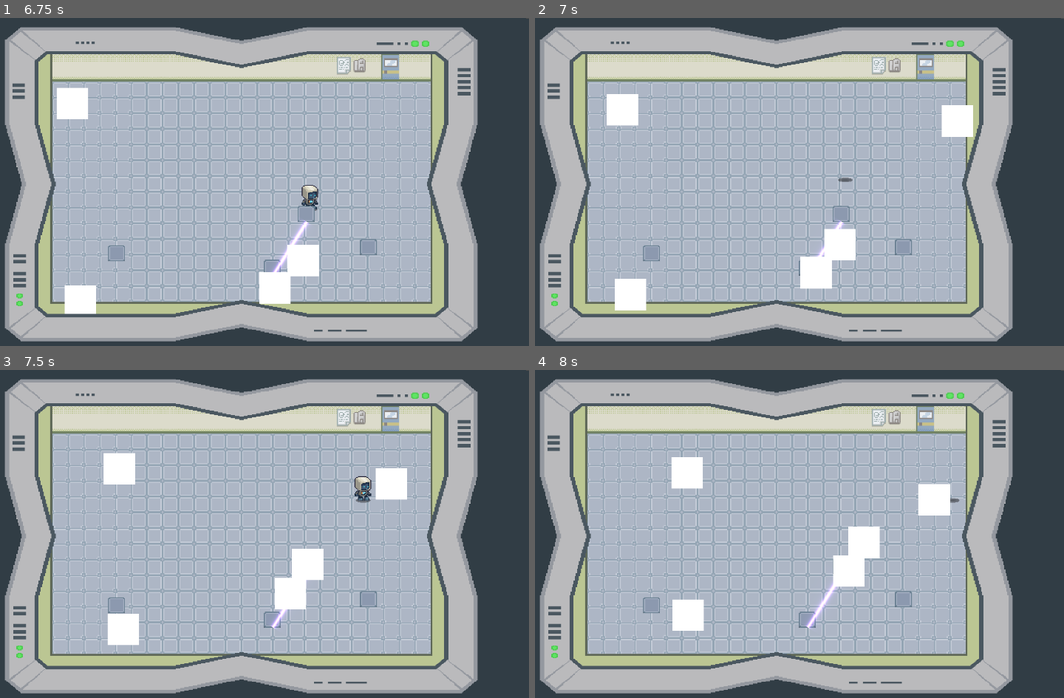
Above: before the commit, frames 1-4 (two rows, left to right).
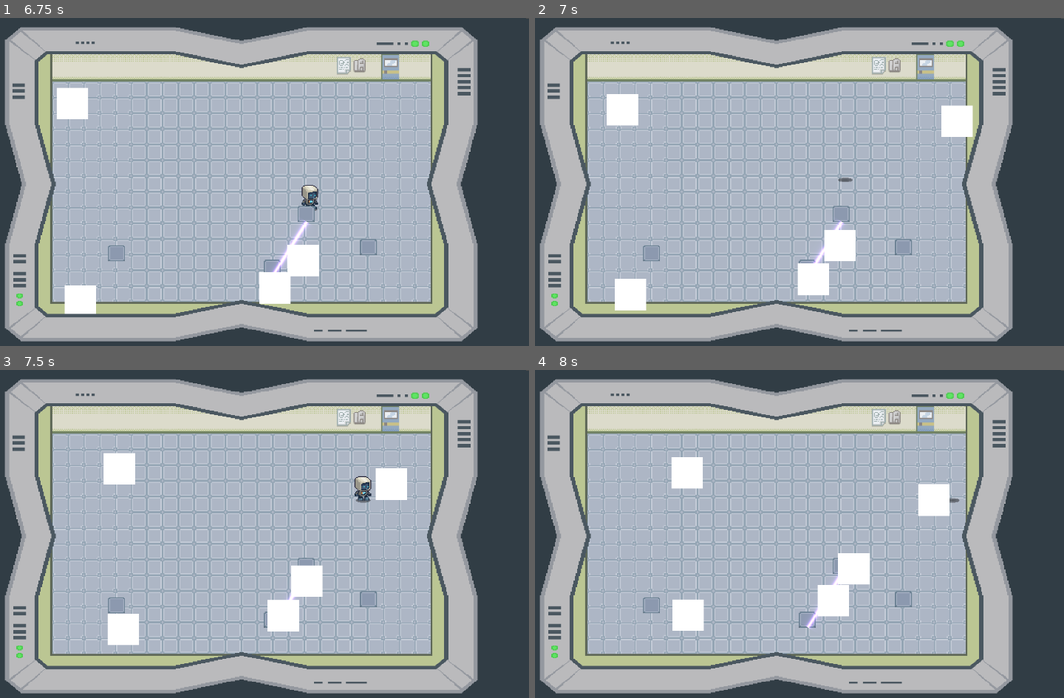
Above: after the commit, the same moments.

Repository: MaulIshak/gamedev-tv
Game: Godot game, scene res://scenes/gameplay.tscn
The game is run twice, just before and just after one commit, with the same random seed, the same clock (stepped at 60 frames per second) and the same inputs.
Inputs:
- Up to frame 1 (6.75 s): tap Enter at 0.5 s; hold D (move_right) 0.53-1.28 s; tap Shift (dash) every 0.75 s from 0.6 to 6.6 s; hold S (move_down) 1.28-2.03 s; hold D (move_right) 2.03-2.78 s; tap Space at 2.75 s; hold W (move_up) 2.78-3.53 s; hold A (move_left) 3.53-5.03 s; hold S (move_down) 5.03-5.78 s; hold D (move_right) 5.78-6.53 s; hold W (move_up) from 6.53 s (still down)
- Up to frame 2 (7 s): keep holding W (move_up)
- Up to frame 3 (7.5 s): release W (move_up) at 7.28 s; hold D (move_right) from 7.28 s (still down); tap Shift (dash) at 7.35 s
- Up to frame 4 (8 s): keep holding D (move_right)

Frame 1 is identical in both runs. In frame 2, 0.4% of the frame differs, in the area x 49-83%, y 26-85%; in frame 3, 1.2%; in frame 4, 1.3%, in the area x 53-79%, y 34-76%.

Commit message:
feat: shockwave

Diff:
--- a/project.godot
+++ b/project.godot
@@ -62,6 +62,7 @@
 2d_physics/layer_2="Player"
 2d_physics/layer_3="Enemy"
 2d_physics/layer_4="Tower"
+2d_physics/layer_5="Projectile"
 
 [physics]
 
--- a/scenes/enemy.tscn
+++ b/scenes/enemy.tscn
@@ -13,7 +13,7 @@
 [sub_resource type="CircleShape2D" id="CircleShape2D_md0e3"]
 
 [sub_resource type="CircleShape2D" id="CircleShape2D_7p1mj"]
-radius = 13.0
+radius = 16.03122
 
 [node name="Enemy" type="CharacterBody2D" unique_id=1677773022]
 collision_layer = 0
@@ -35,6 +35,15 @@
 wait_time = 0.1
 autostart = true
 
+[node name="HurtBox" type="Area2D" parent="." unique_id=166580788]
+position = Vector2(0, 1)
+collision_layer = 0
+collision_mask = 16
+
+[node name="CollisionShape2D" type="CollisionShape2D" parent="HurtBox" unique_id=1849417104]
+shape = SubResource("CircleShape2D_7p1mj")
+debug_color = Color(0.36720514, 0.48093963, 1, 0.41960785)
+
 [node name="Hitbox" type="Area2D" parent="." unique_id=691336757]
 collision_layer = 4
 collision_mask = 2
@@ -45,5 +54,6 @@
 
 [node name="AttackTimer" type="Timer" parent="." unique_id=1746562947]
 
+[connection signal="area_entered" from="HurtBox" to="." method="_on_hurt_box_area_entered"]
 [connection signal="body_entered" from="Hitbox" to="." method="_on_hitbox_body_entered"]
 [connection signal="body_exited" from="Hitbox" to="." method="_on_hitbox_body_exited"]
--- /dev/null
+++ b/scenes/explosion.tscn
@@ -0,0 +1,106 @@
+[gd_scene format=3 uid="uid://hjsag8qq4ath"]
+
+[ext_resource type="Script" uid="uid://dmjj2qp8fmmuk" path="res://scripts/explosion.gd" id="1_nfeox"]
+[ext_resource type="Script" uid="uid://cem74m8e5ghyg" path="res://scripts/projectile.gd" id="2_aw4cw"]
+
+[sub_resource type="Shader" id="Shader_3oo6d"]
+code = "shader_type canvas_item;
+
+// Menggunakan source_color agar mendukung HDR jika WorldEnvironment Glow diaktifkan
+uniform vec4 glow_color : source_color = vec4(0.2, 0.6, 2.0, 1.0);
+
+// Kontrol utama untuk animasi dari kecil ke besar (0.0 ke 1.0)
+uniform float progress : hint_range(0.0, 1.0) = 0.5;
+
+// Ketebalan dasar dari petir
+uniform float ring_thickness : hint_range(0.001, 0.1) = 0.015;
+
+// Tekstur noise (Gunakan FastNoiseLite di inspector, pastikan Seamless diaktifkan)
+uniform sampler2D noise_texture : repeat_enable;
+uniform float distortion_strength : hint_range(0.0, 1.0) = 0.15;
+uniform float time_scale = 3.0;
+
+void fragment() {
+    // Geser titik tengah UV ke (0, 0)
+    vec2 centered_uv = UV - 0.5;
+
+    // Hitung jarak dari pusat
+    float dist = length(centered_uv);
+
+    // Kalkulasi koordinat polar (sudut) untuk memetakan noise melingkar
+    // atan() mengembalikan nilai dari -PI hingga PI
+    float angle = atan(centered_uv.y, centered_uv.x);
+
+    // Mapping UV untuk noise: X berdasarkan sudut, Y bergerak seiring waktu
+    // Dibagi 6.28318 (2 * PI) untuk menormalkan dari -1.0 hingga 1.0
+    vec2 noise_uv = vec2(angle / 6.28318 + 0.5, dist - TIME * time_scale);
+
+    // Ambil nilai noise (0.0 ke 1.0) dan ubah ke rentang (-1.0 ke 1.0)
+    float noise_val = texture(noise_texture, noise_uv).r * 2.0 - 1.0;
+
+    // Ekspansi radius berdasarkan progress
+    // Dikalikan 0.5 karena rentang maksimum UV dari tengah ke ujung adalah 0.5
+    float current_radius = progress * 0.5;
+
+    // Distorsi jarak matematis. Distorsi juga mengecil jika radius kecil.
+    float distorted_dist = dist + (noise_val * distortion_strength * progress);
+
+    // Teknik Inverse Distance untuk efek neon/glow alami
+    // Menambahkan +0.001 untuk mencegah error pembagian dengan nol (division by zero)
+    float glow = ring_thickness / abs(distorted_dist - current_radius + 0.001);
+
+    // Masking: hilangkan di bagian tengah, pudarkan saat progress mencapai 1.0
+    float alpha_mask = smoothstep(0.0, 0.1, progress) * smoothstep(1.0, 0.8, progress);
+
+    // Masking tepi: pastikan efek tidak terpotong kasar di ujung quad/sprite
+    float edge_mask = smoothstep(0.5, 0.45, dist);
+
+    glow *= alpha_mask * edge_mask;
+
+    // Output akhir. Warna RGB bisa menembus >1.0 untuk efek bloom/Glow
+    vec3 final_color = glow_color.rgb * glow;
+
+    // Alpha di-clamp di 1.0 agar blending transparansi tetap logis
+    COLOR = vec4(final_color, min(glow, 1.0) * glow_color.a);
+}"
+
+[sub_resource type="NoiseTexture2D" id="NoiseTexture2D_17npe"]
+
+[sub_resource type="ShaderMaterial" id="ShaderMaterial_nfeox"]
+shader = SubResource("Shader_3oo6d")
+shader_parameter/glow_color = Color(0.2, 0.6, 2, 1)
+shader_parameter/progress = 0.0
+shader_parameter/ring_thickness = 0.0110000005225
+shader_parameter/noise_texture = SubResource("NoiseTexture2D_17npe")
+shader_parameter/distortion_strength = 0.12800000608
+shader_parameter/time_scale = 3.0
+
+[sub_resource type="Gradient" id="Gradient_3oo6d"]
+colors = PackedColorArray(1, 1, 1, 1, 1, 1, 1, 1)
+
+[sub_resource type="GradientTexture2D" id="GradientTexture2D_17npe"]
+gradient = SubResource("Gradient_3oo6d")
+width = 80
+height = 80
+
+[sub_resource type="CircleShape2D" id="CircleShape2D_3oo6d"]
+
+[node name="Explosion" type="Node2D" unique_id=784164085]
+script = ExtResource("1_nfeox")
+duration = 0.2
+hold_duration = 2.0
+fade_duration = 2.0
+
+[node name="Sprite2D" type="Sprite2D" parent="." unique_id=340993100]
+material = SubResource("ShaderMaterial_nfeox")
+texture = SubResource("GradientTexture2D_17npe")
+
+[node name="DamageArea" type="Area2D" parent="." unique_id=1316296052]
+collision_layer = 16
+collision_mask = 0
+script = ExtResource("2_aw4cw")
+damage = 40
+
+[node name="CollisionShape2D" type="CollisionShape2D" parent="DamageArea" unique_id=1278509566]
+shape = SubResource("CircleShape2D_3oo6d")
+debug_color = Color(0.6701115, 0.50967705, 0, 0.41960785)
--- a/scenes/lightning.tscn
+++ b/scenes/lightning.tscn
@@ -2,6 +2,7 @@
 
 [ext_resource type="Shader" uid="uid://d3uu24ue8xkaa" path="res://shaders/lightning.gdshader" id="1_k2dum"]
 [ext_resource type="Script" uid="uid://dsoidc3tr07mw" path="res://scripts/connection.gd" id="2_n7g4i"]
+[ext_resource type="Script" uid="uid://cem74m8e5ghyg" path="res://scripts/projectile.gd" id="3_gpx16"]
 
 [sub_resource type="NoiseTexture2D" id="NoiseTexture2D_k2dum"]
 
@@ -14,9 +15,20 @@
 shader_parameter/core_thickness = 0.004
 shader_parameter/glow_strength = 0.015
 
+[sub_resource type="SegmentShape2D" id="SegmentShape2D_n7g4i"]
+
 [node name="Lightning" type="Line2D" unique_id=386218423]
 material = SubResource("ShaderMaterial_n7g4i")
 points = PackedVector2Array(-22, -37, -2, 107)
 width = 40.0
 texture_mode = 1
 script = ExtResource("2_n7g4i")
+
+[node name="DamageZone" type="Area2D" parent="." unique_id=484680523]
+collision_layer = 16
+collision_mask = 0
+script = ExtResource("3_gpx16")
+damage = 25
+
+[node name="CollisionShape2D" type="CollisionShape2D" parent="DamageZone" unique_id=905426567]
+shape = SubResource("SegmentShape2D_n7g4i")
--- a/scenes/player.tscn
+++ b/scenes/player.tscn
@@ -76,3 +76,4 @@
 script = ExtResource("7_fjrip")
 cable_scene = ExtResource("8_ur7pv")
 lightning_scene = ExtResource("9_y4r1p")
+connection_duration = 5.0
--- a/scenes/turret.tscn
+++ b/scenes/turret.tscn
@@ -2,6 +2,7 @@
 
 [ext_resource type="Texture2D" uid="uid://d1s4wlu0nmrol" path="res://assets/sprites/turret_connect.png" id="1_x3mc5"]
 [ext_resource type="Texture2D" uid="uid://cesfvyvrpu0ju" path="res://assets/sprites/Clip.png" id="2_485p4"]
+[ext_resource type="PackedScene" uid="uid://hjsag8qq4ath" path="res://scenes/explosion.tscn" id="2_pp6j5"]
 [ext_resource type="Script" uid="uid://cqh7c2wj1dfd3" path="res://scripts/turret.gd" id="2_turret"]
 
 [sub_resource type="RectangleShape2D" id="RectangleShape2D_485p4"]
@@ -10,6 +11,7 @@
 [node name="Turret" type="Node2D" unique_id=269074348]
 y_sort_enabled = true
 script = ExtResource("2_turret")
+explosion_scene = ExtResource("2_pp6j5")
 
 [node name="Area2D" type="Area2D" parent="." unique_id=1991603879]
 collision_layer = 8
--- a/scripts/connection.gd
+++ b/scripts/connection.gd
@@ -8,13 +8,24 @@
 
 var _timer: float = -1.0
 
+
+@onready var damage_zone := get_node_or_null("DamageZone") as Area2D
+@onready var collision_shape := get_node_or_null("DamageZone/CollisionShape2D") as CollisionShape2D
+
 func _ready() -> void:
+	if collision_shape != null:
+		collision_shape.shape = SegmentShape2D.new()
 	points = [Vector2.ZERO, Vector2.ZERO]
 
 func _process(delta: float) -> void:
 	if start_pos != null and end_pos != null:
 		points[0] = start_pos.position + offset
 		points[1] = end_pos.position + offset
+
+		if damage_zone and collision_shape and collision_shape.shape is SegmentShape2D:
+			var seg := collision_shape.shape as SegmentShape2D
+			seg.a = damage_zone.to_local(to_global(points[0]))
+			seg.b = damage_zone.to_local(to_global(points[1]))
 
 	if _timer > 0.0:
 		_timer -= delta
--- a/scripts/enemy/enemt_stats.gd
+++ b/scripts/enemy/enemt_stats.gd
@@ -1,6 +1,6 @@
 class_name EnemyStats extends Resource
 
-@export var health: int = 3
+@export var health: int = 50
 @export var damage: int = 1
 @export var attack_cooldown: float = .5
 @export var movement_speed_multiplier: float = 1.0
--- a/scripts/enemy/enemy.gd
+++ b/scripts/enemy/enemy.gd
@@ -27,103 +27,144 @@
 @onready var hitbox_area: CollisionShape2D = $Hitbox/CollisionShape2D
 @onready var sprite: Sprite2D = $Sprite2D
 
+var _base_movement_speed: float = 0.0
+var _is_slowed: bool = false
+var _slow_timer: float = 0.0
+var _active_slow_amount: float = 1.0
+var _damage_immunity_timer: float = 0.0
+const DAMAGE_IMMUNITY_TIME: float = 0.5
+
 func _ready():
-    # Connect signals
-    recalc_timer.timeout.connect(_on_recalc_timer_timeout)
-    navigation_agent.link_reached.connect(_on_navigation_link_reached)
-    navigation_agent.waypoint_reached.connect(_on_waypoint_reached)
-    navigation_agent.velocity_computed.connect(_on_velocity_computed)
+	# Connect signals
+	recalc_timer.timeout.connect(_on_recalc_timer_timeout)
+	navigation_agent.link_reached.connect(_on_navigation_link_reached)
+	navigation_agent.waypoint_reached.connect(_on_waypoint_reached)
+	navigation_agent.velocity_computed.connect(_on_velocity_computed)
 
-    # These values need to be adjusted according to the actor's speed, -
-    # the navigation layout, and the actor's collision shape.
-    navigation_agent.path_desired_distance = 4.0
-    navigation_agent.target_desired_distance = 4.0
+	# These values need to be adjusted according to the actor's speed, -
+	# the navigation layout, and the actor's collision shape.
+	navigation_agent.path_desired_distance = 4.0
+	navigation_agent.target_desired_distance = 4.0
 
-    # On the first frame the NavigationServer map has not-
-    # yet been synchronized; region data and any path query will return empty.
-    # Wait for the NavigationServer synchronization by awaiting one frame in the script.
-    # Make sure to not await during _ready.
-    call_deferred("actor_setup")
+	# On the first frame the NavigationServer map has not-
+	# yet been synchronized; region data and any path query will return empty.
+	# Wait for the NavigationServer synchronization by awaiting one frame in the script.
+	# Make sure to not await during _ready.
+	call_deferred("actor_setup")
 
-    # hitbox_area.body_entered.connect(_on_hitbox_body_entered)
-    # hitbox_area.body_exited.connect(_on_hitbox_body_exited)
-    attack_timer.timeout.connect(_on_attack_timer_timeout)
+	# hitbox_area.body_entered.connect(_on_hitbox_body_entered)
+	# hitbox_area.body_exited.connect(_on_hitbox_body_exited)
+	attack_timer.timeout.connect(_on_attack_timer_timeout)
 
-    # Setup stats
-    health = enemy_stats.health
-    damage = enemy_stats.damage
-    sprite.texture = enemy_stats.texture
-    sprite.scale = enemy_stats.sprite_scale
-    hitbox_area.shape.radius = enemy_stats.hitbox_radius
-    attack_timer.wait_time = enemy_stats.attack_cooldown
-    movement_speed = movement_speed * enemy_stats.movement_speed_multiplier
+	# Setup stats
+	health = enemy_stats.health
+	damage = enemy_stats.damage
+	sprite.texture = enemy_stats.texture
+	sprite.scale = enemy_stats.sprite_scale
+	hitbox_area.shape.radius = enemy_stats.hitbox_radius
+	attack_timer.wait_time = enemy_stats.attack_cooldown
+	movement_speed = movement_speed * enemy_stats.movement_speed_multiplier
+	_base_movement_speed = movement_speed
+
+
+func _process(delta: float) -> void:
+	if _damage_immunity_timer > 0.0:
+		_damage_immunity_timer -= delta
+
+	if _is_slowed:
+		_slow_timer -= delta
+		if _slow_timer <= 0.0:
+			_is_slowed = false
+			movement_speed = _base_movement_speed
 
 
 func _physics_process(delta):
-    # Returns if we've reached the end of the path.
-    if navigation_agent.is_navigation_finished():
-        return
+	# Returns if we've reached the end of the path.
+	if navigation_agent.is_navigation_finished():
+		return
 
-    # Get the next path point from the navigation agent.
-    var current_agent_position: Vector2 = global_position
-    var next_path_position: Vector2 = navigation_agent.get_next_path_position()
+	# Get the next path point from the navigation agent.
+	var current_agent_position: Vector2 = global_position
+	var next_path_position: Vector2 = navigation_agent.get_next_path_position()
 
-    # Calculate the velocity to move towards the next path point.
-    var new_velocity = current_agent_position.direction_to(next_path_position) * movement_speed * delta
-    if navigation_agent.avoidance_enabled:
-        navigation_agent.set_velocity(new_velocity)
-    else:
-        _on_velocity_computed(new_velocity)
+	# Calculate the velocity to move towards the next path point.
+	var new_velocity = current_agent_position.direction_to(next_path_position) * movement_speed * delta
+	if navigation_agent.avoidance_enabled:
+		navigation_agent.set_velocity(new_velocity)
+	else:
+		_on_velocity_computed(new_velocity)
 
 ## Setup the navigation agent.
 func actor_setup():
-    # Wait for the first physics frame so the NavigationServer can sync.
-    await get_tree().physics_frame
-    set_target_position(movement_target.position)
+	# Wait for the first physics frame so the NavigationServer can sync.
+	await get_tree().physics_frame
+	set_target_position(movement_target.position)
 
 ## Set the target position of the navigation agent.
 func set_target_position(target_position: Vector2 = Vector2.ZERO) -> void:
-    navigation_agent.target_position = target_position
+	navigation_agent.target_position = target_position
 
 ## Called when the recalculation timer times out.
 func _on_recalc_timer_timeout() -> void:
-    if not on_nav_link:
-        set_target_position(movement_target.position)
+	if not on_nav_link:
+		set_target_position(movement_target.position)
 
 ## Called when a navigation link has been reached.
 func _on_navigation_link_reached(details: Dictionary) -> void:
-    on_nav_link = true # Temporarily disable recalculation to prevent jittering.
-    nav_link_end_position = details.link_exit_position
+	on_nav_link = true # Temporarily disable recalculation to prevent jittering.
+	nav_link_end_position = details.link_exit_position
 
 ## Called when a waypoint has been reached.
 func _on_waypoint_reached(details: Dictionary) -> void:
-    # This next line checks the distance to the waypoint with a threshhold.
-    # If the distance is less than 5.0, then the waypoint has been reached.
-    # This check produces unexpected results when comparing vectors directly.
-    if details.position.distance_to(nav_link_end_position) < 5.0:
-        on_nav_link = false
+	# This next line checks the distance to the waypoint with a threshhold.
+	# If the distance is less than 5.0, then the waypoint has been reached.
+	# This check produces unexpected results when comparing vectors directly.
+	if details.position.distance_to(nav_link_end_position) < 5.0:
+		on_nav_link = false
 
 ## Called when the navigation agent reports a new velocity.
 func _on_velocity_computed(safe_velocity: Vector2):
-    velocity = safe_velocity
-    move_and_slide()
+	velocity = safe_velocity
+	move_and_slide()
 
 
 func _on_hitbox_body_entered(body: Node2D) -> void:
-    if body is Player:
-        print("Player entered hitbox")
-        player_in_range = body
-        _deal_damage()
-        attack_timer.start()
+	if body is Player:
+		print("Player entered hitbox")
+		player_in_range = body
+		_deal_damage()
+		attack_timer.start()
 
 func _on_hitbox_body_exited(body: Node2D) -> void:
-    if body == player_in_range:
-        player_in_range = null
-        attack_timer.stop()
+	if body == player_in_range:
+		player_in_range = null
+		attack_timer.stop()
 
 func _on_attack_timer_timeout() -> void:
-    _deal_damage()
+	_deal_damage()
 
 func _deal_damage() -> void:
-    if is_instance_valid(player_in_range):
-            player_in_range.take_damage(damage)
+	if is_instance_valid(player_in_range):
+			player_in_range.take_damage(damage)
+
+
+func _on_hurt_box_area_entered(area: Area2D) -> void:
+	if _damage_immunity_timer > 0.0:
+		return
+
+	var projectile := area as Projectile
+	print(area, "Taking damage...", projectile.damage)
+	if projectile == null:
+		return
+	if projectile.damage <= 0:
+		return
+
+	health -= projectile.damage
+	_damage_immunity_timer = DAMAGE_IMMUNITY_TIME
+	_is_slowed = true
+	_slow_timer = projectile.slow_duration
+	_active_slow_amount = projectile.slow_amount
+	movement_speed = _base_movement_speed * _active_slow_amount
+
+	if health <= 0:
+		queue_free()
--- a/scripts/enemy/resources/elite_enemy.tres
+++ b/scripts/enemy/resources/elite_enemy.tres
@@ -12,8 +12,8 @@
 
 [resource]
 script = ExtResource("1_l81rb")
-health = 10
-damage = 5
+health = 100
+damage = 2
 texture = SubResource("GradientTexture2D_w40u2")
 hitbox_radius = 18.0
 metadata/_custom_type_script = "uid://bqor8j4mj21im"
--- /dev/null
+++ b/scripts/explosion.gd
@@ -0,0 +1,34 @@
+class_name Explosion extends Node2D
+
+@export var duration: float = 0.5
+@export var hold_duration: float = 3.0
+@export var fade_duration: float = 1.0
+
+@onready var sprite: Sprite2D = $Sprite2D
+@onready var collision_shape: CollisionShape2D = $DamageArea/CollisionShape2D
+
+func _ready() -> void:
+	var rect := sprite.get_rect()
+	var max_radius := (max(rect.size.x, rect.size.y) as float) * 0.5
+
+	var twn := create_tween()
+	twn.set_trans(Tween.TRANS_CUBIC)
+	twn.set_ease(Tween.EASE_OUT)
+	twn.tween_method(_set_progress.bind(max_radius), 0.0, 0.9, duration)
+	twn.tween_interval(hold_duration)
+	twn.set_ease(Tween.EASE_IN)
+	twn.tween_method(_set_glow_alpha, 1.0, 0.0, fade_duration)
+	twn.finished.connect(queue_free)
+
+func _set_progress(value: float, max_radius: float) -> void:
+	if sprite.material:
+		sprite.material.set_shader_parameter("progress", value)
+	if collision_shape.shape is CircleShape2D:
+		var circle := collision_shape.shape as CircleShape2D
+		circle.radius = max_radius * value
+
+func _set_glow_alpha(alpha: float) -> void:
+	if sprite.material:
+		var color := sprite.material.get_shader_parameter("glow_color") as Color
+		color.a = alpha
+		sprite.material.set_shader_parameter("glow_color", color)
--- /dev/null
+++ b/scripts/projectile.gd
@@ -0,0 +1,5 @@
+class_name Projectile extends Area2D
+
+@export var damage: int = 0
+@export var slow_duration: float = 1.0
+@export var slow_amount: float = 0.5
--- a/scripts/turret.gd
+++ b/scripts/turret.gd
@@ -3,6 +3,7 @@
 
 @export var popup_time: float = 0.32
 @export var start_hidden: bool = true
+@export var explosion_scene: PackedScene
 
 @onready var turret_body: Node2D = $Mask/TurretBody
 @onready var floor_sprite: Sprite2D = $Mask/TurretBody/Floor
@@ -55,7 +56,12 @@
 
 
 func on_connection_expired() -> void:
-	pass
+	if explosion_scene == null:
+		return
+
+	var explosion := explosion_scene.instantiate() as Node2D
+	explosion.global_position = global_position
+	get_tree().current_scene.add_child(explosion)
 
 
 func _store_source_sprite_state() -> void:
Not shown, added: scripts/explosion.gd.uid
Not shown, added: scripts/projectile.gd.uid
